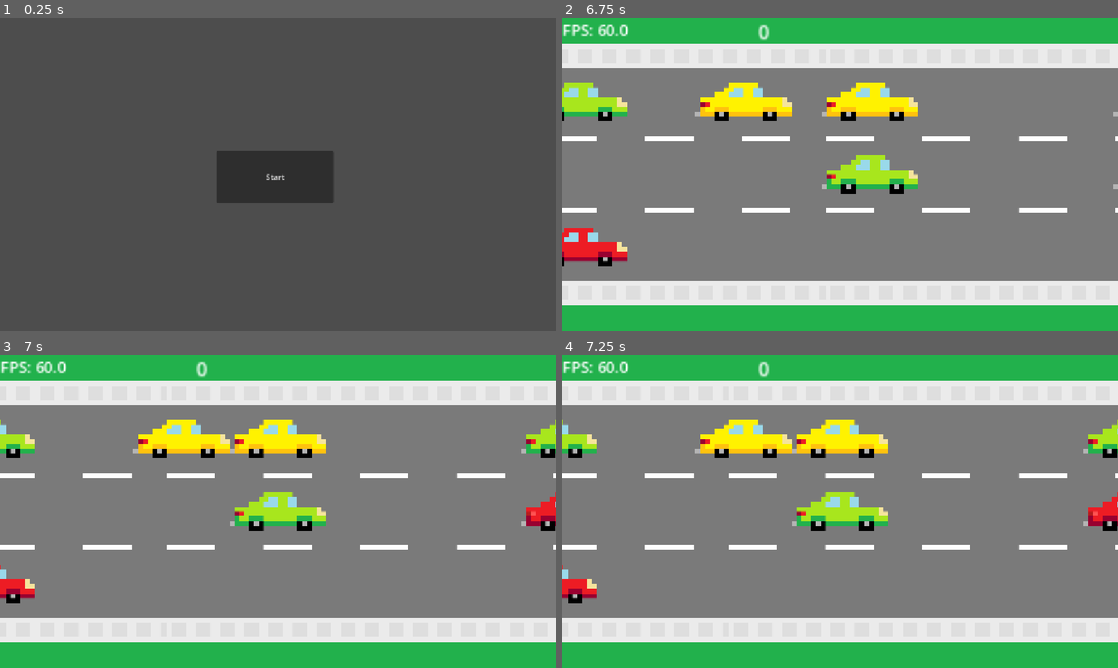
Above: before the commit, frames 1-4 (two rows, left to right).
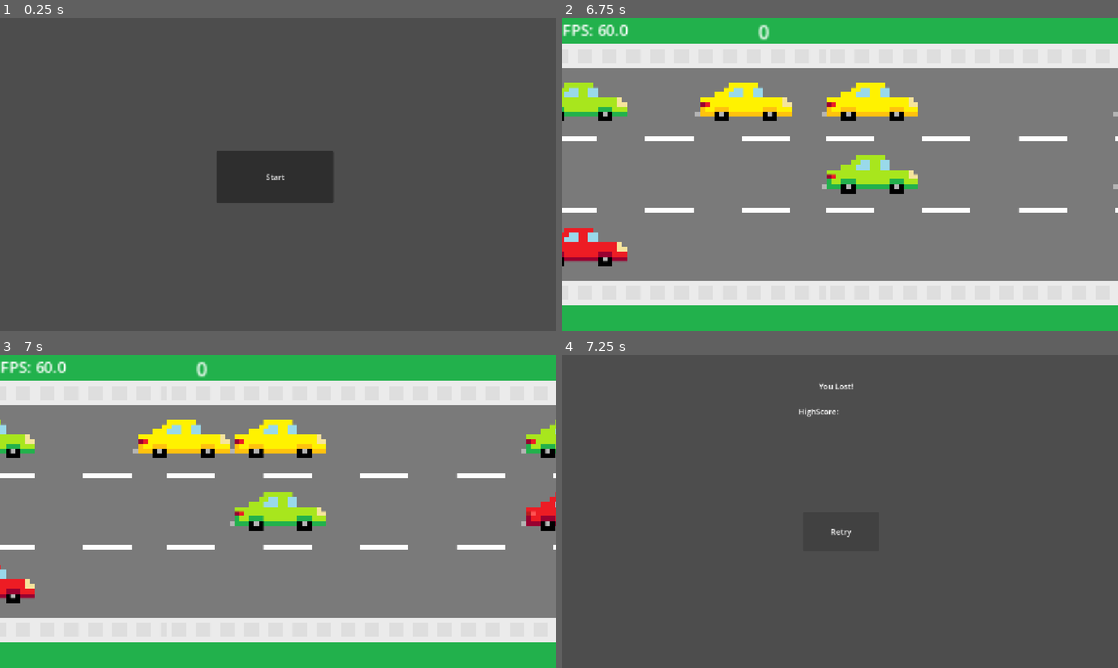
Above: after the commit, the same moments.

Repository: DevEhanTariq/first-game
Game: Godot game, scene res://mainmenu.tscn
The game is run twice, just before and just after one commit, with the same random seed, the same clock (stepped at 60 frames per second) and the same inputs.
Inputs:
- Up to frame 1 (0.25 s): no input
- Up to frame 2 (6.75 s): click "Start" at 0.5 s; hold W (up) 1.28-2.03 s; hold S (down) 2.03-2.78 s; hold W (up) 2.78-4.28 s; hold S (down) 4.28-6.53 s; hold W (up) from 6.53 s (still down)
- Up to frame 3 (7 s): keep holding W (up)
- Up to frame 4 (7.25 s): keep holding W (up)

Frames 1-3 are identical in both runs. In frame 4, 100% of the frame differs, in the area x 0-100%, y 0-100%.

Commit message:
The retry menu now opens when the player dies
- The "retrymenu" scene now opens when "Globals.collision" is equal to "true"

Diff:
--- a/Globals.gd
+++ b/Globals.gd
@@ -9,6 +9,14 @@
 var playerCords = Vector2(0,0)
 var difficulty = 0.0001
 
+func onCollision():
+	if Globals.collision:
+		Globals.speed_multiplier = 0
+		Globals.score = 0
+		Globals.speed_multiplier = 0
+		Globals.playerCords = Vector2(0,0)
+		Globals.difficulty = 0.0001
+		get_tree().change_scene_to_file("res://retrymenu.tscn")
 
 func speedLevels():
 	if Globals.score == 7:
@@ -26,9 +34,7 @@
 
 # Called every frame. 'delta' is the elapsed time since the previous frame.
 func _process(delta: float) -> void:
+	onCollision()
 	updateHigh()
 	Globals.speed_multiplier = Globals.difficulty*Globals.score + 1
 	speedLevels()
-	if Globals.collision:
-		Globals.speed_multiplier = 0
-		get_tree().change_scene_to_file("res://retrymenu.gd")
--- a/Player.gd
+++ b/Player.gd
@@ -2,12 +2,17 @@
 
 @export var lane = 0
 
+func onCollision():
+	if Globals.collision:
+		lane = 0
+
 # Called when the node enters the scene tree for the first time.
 func _ready() -> void:
-	pass # Replace with function body.
+	pass
 
 # Called every frame. 'delta' is the elapsed time since the previous frame.
 func _process(delta: float) -> void:
+	onCollision()
 	if Globals.collision == false:
 		if Input.is_action_just_pressed("up"):
 			lane -= 1
--- a/TrafficSpawner.gd
+++ b/TrafficSpawner.gd
@@ -25,16 +25,18 @@
 	allowCar = false
 
 func delete_oldest_cars():
-	if cars[0].position.x < -1500:
-		var oldest_cars = cars.pop_front()
-		oldest_cars.queue_free()
-		oldest_cars = cars.pop_front()
-		oldest_cars.queue_free()
-		Globals.score += 1
+	if Globals.collision == false:
+		if cars[0].position.x < -1500:
+			var oldest_cars = cars.pop_front()
+			oldest_cars.queue_free()
+			oldest_cars = cars.pop_front()
+			oldest_cars.queue_free()
+			Globals.score += 1
 
 func CarPatternSpawner():
-	if cars[-1].position.x < 800:
-		allowCar = true
+	if Globals.collision == false:
+		if cars[-1].position.x < 800:
+			allowCar = true
 
 func moveCars(delta: float):
 	for i in cars:
@@ -47,6 +49,11 @@
 		if body.position.y == Globals.playerCords.y and body.position.x <= (Globals.playerCords.x) and body.position.x >= (Globals.playerCords.x - 500):
 			Globals.collision = true
 
+func onCollision():
+	if Globals.collision:
+		cars = []
+
+
 # Called when the node enters the scene tree for the first time.
 func _ready() -> void:
 	pass # Replace with function body.
@@ -54,6 +61,7 @@
 
 # Called every frame. 'delta' is the elapsed time since the previous frame.
 func _process(delta: float) -> void:
+	onCollision()
 	spawn_car(2000)
 	CarPatternSpawner()
 	delete_oldest_cars()
--- a/highscore.gd
+++ b/highscore.gd
@@ -8,4 +8,4 @@
 
 # Called every frame. 'delta' is the elapsed time since the previous frame.
 func _process(delta: float) -> void:
-	text = Globals.highscore
+	text = str(Globals.highscore)
--- a/retrymenu.gd
+++ b/retrymenu.gd
@@ -8,9 +8,10 @@
 
 # Called every frame. 'delta' is the elapsed time since the previous frame.
 func _process(delta: float) -> void:
-	pass
+	Globals.collision = false
+	Globals.speed_multiplier = 1.0
+
 
 
 func _on_retry_pressed() -> void:
-	Globals.collision = false
 	get_tree().change_scene_to_file("res://level.tscn")
--- a/roadGen.gd
+++ b/roadGen.gd
@@ -7,6 +7,11 @@
 var road = 0
 
 var new_road: Sprite2D
+
+func onCollision():
+	if Globals.collision:
+		Globals.speed_multiplier = 0
+		roads = []
 
 func delete_after_delay(node: Node, delay: float):
 	await get_tree().create_timer(delay).timeout
@@ -28,6 +33,7 @@
 
 # Called every frame. 'delta' is the elapsed time since the previous frame.
 func _process(_float):
+	onCollision()
 	spawn_road()
 	var latestRoadPos = new_road.position[0]
 
